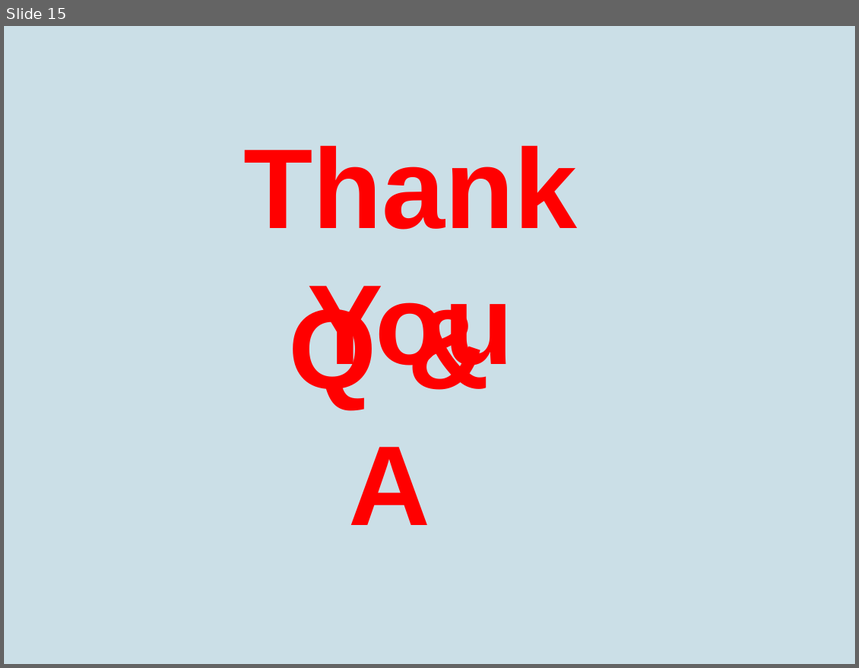
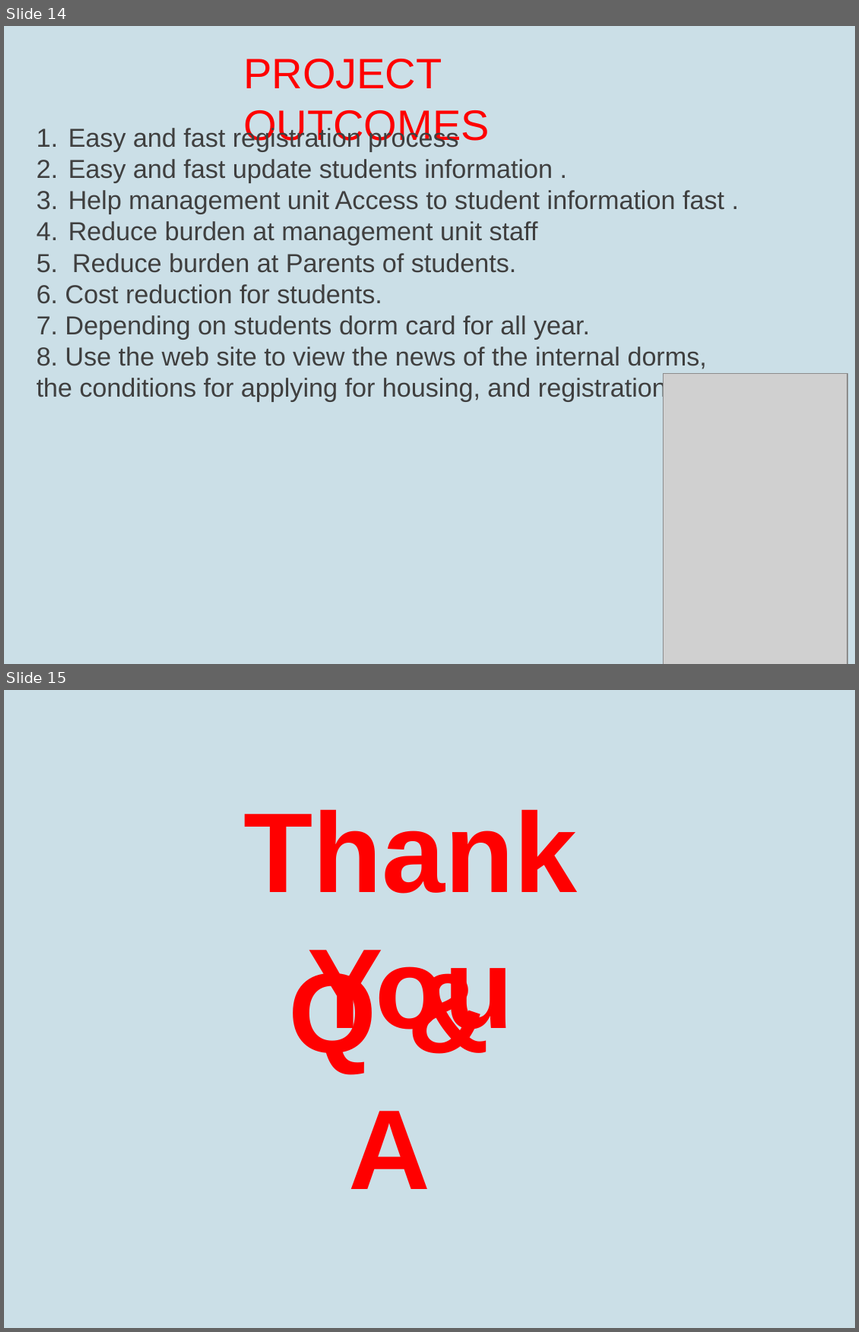
Before and after one commit to hibashahab/School, a slide deck: LoLo PPW1.pptx. Shown one above the other, each under a label of ours: slide 15 before the commit, slides 14 and 15 after it. The pictures are 859x668 and 859x1332 pixels, drawn with LibreOffice and Linux fonts; fonts in the diff are those of the drawing; grey boxes stand for pictures. Boxes give left, top, right and bottom in pixels: in the first picture for what was removed or moved away, otherwise in the second. Text is boxed around its words. In the diff, an @@ line names an element or a change of style, - is before the commit and + after.

```diff
--- a/LoLo PPW1.pptx
+++ b/LoLo PPW1.pptx
@@ slide 14 added at (4,26,855,664), background #CBDFE7 @@
@@ title added at (243,59,489,148), 36 pt, text #FF0000 @@
+PROJECT OUTCOMES
@@ text added at (37,126,737,402), 22 pt, text #3F3F3F @@
+1. Easy and fast registration process
+2. Easy and fast update students information .
+3. Help management unit Access to student information fast .
+4. Reduce burden at management unit staff
+5. Reduce burden at Parents of students.
+6. Cost reduction for students.
+7. Depending on students dorm card for all year.
+8. Use the web site to view the news of the internal dorms, the conditions for applying for housing, and registration dates
@@ picture added at (664,374,848,664) @@
```
Also in this commit, not shown: 2 slides changed, 1 slide removed.
